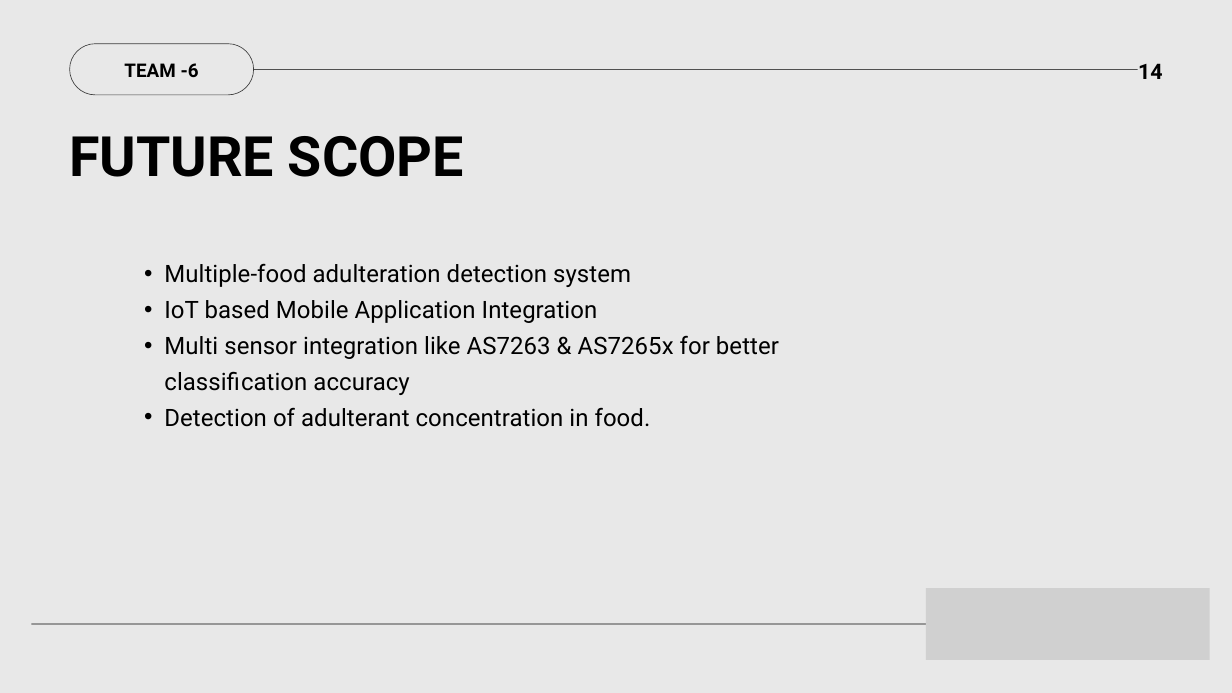
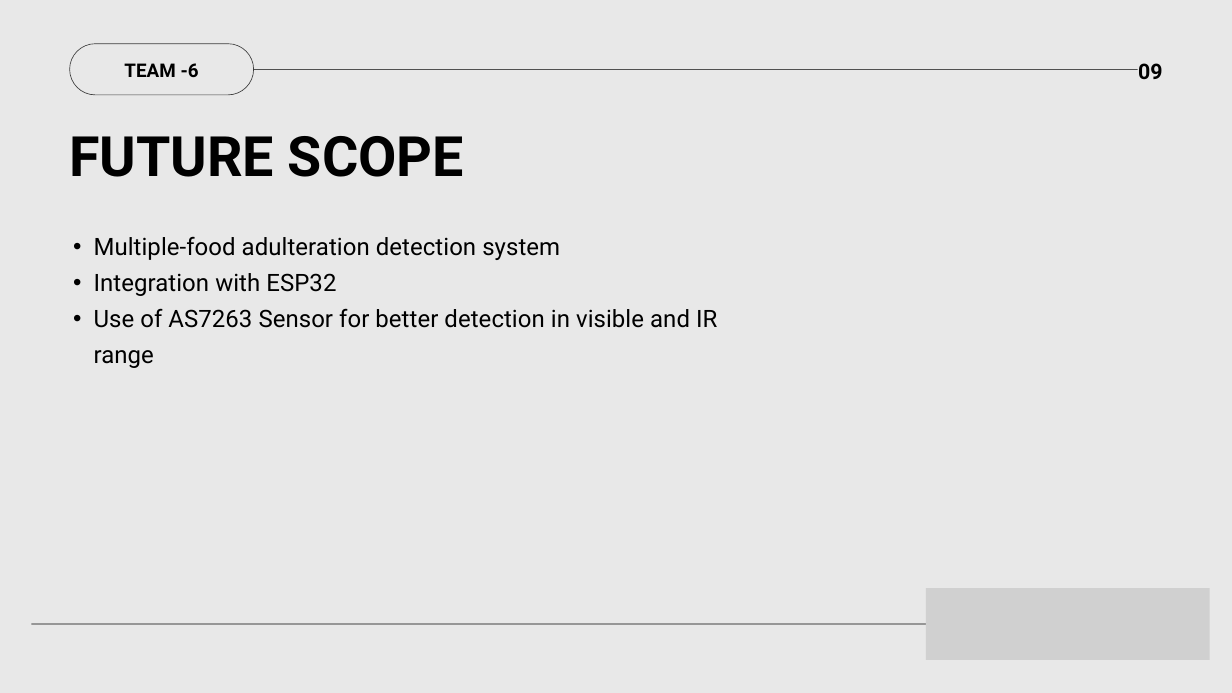
Before and after one commit to KV-a1/Analog-and-NN-CNN-GNN, a slide deck: slide 9 of TEAM - 6.pptx (slide 14 before the commit). Drawn at 1232x693 pixels with LibreOffice and Linux fonts; fonts in the diff are those of the drawing; grey boxes stand for pictures. Boxes give left, top, right and bottom in pixels: in the first picture for what was removed or moved away, otherwise in the second. Text is boxed around its words. In the diff, an @@ line names an element or a change of style, - is before the commit and + after.

```diff
--- a/TEAM - 6.pptx
+++ b/TEAM - 6.pptx
@@ text at <box>1138,63,1163,80</box>: text changed @@
-14
+09
@@ text "Multiple-food adulteration detection system": place and size @@
-text "Multiple-food adulteration detection system" at <box>164,263,779,427</box>
+text "Multiple-food adulteration detection system" at <box>94,237,717,368</box>
@@ text at <box>94,273,717,368</box>: text changed @@
-  • IoT based Mobile Application Integration
-  • Multi sensor integration like AS7263 & AS7265x for better classification accuracy
-  • Detection of adulterant concentration in food.
+  • Integration with ESP32
+  • Use of AS7263 Sensor for better detection in visible and IR range
```
Also in this commit, not shown: 3 other slides changed, 6 slides added, 10 slides removed.
